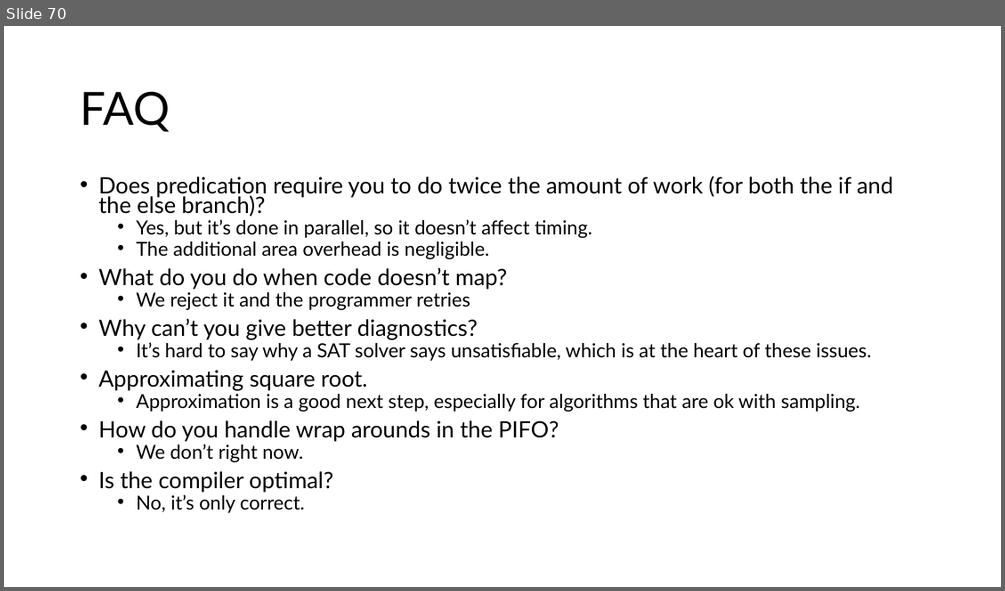
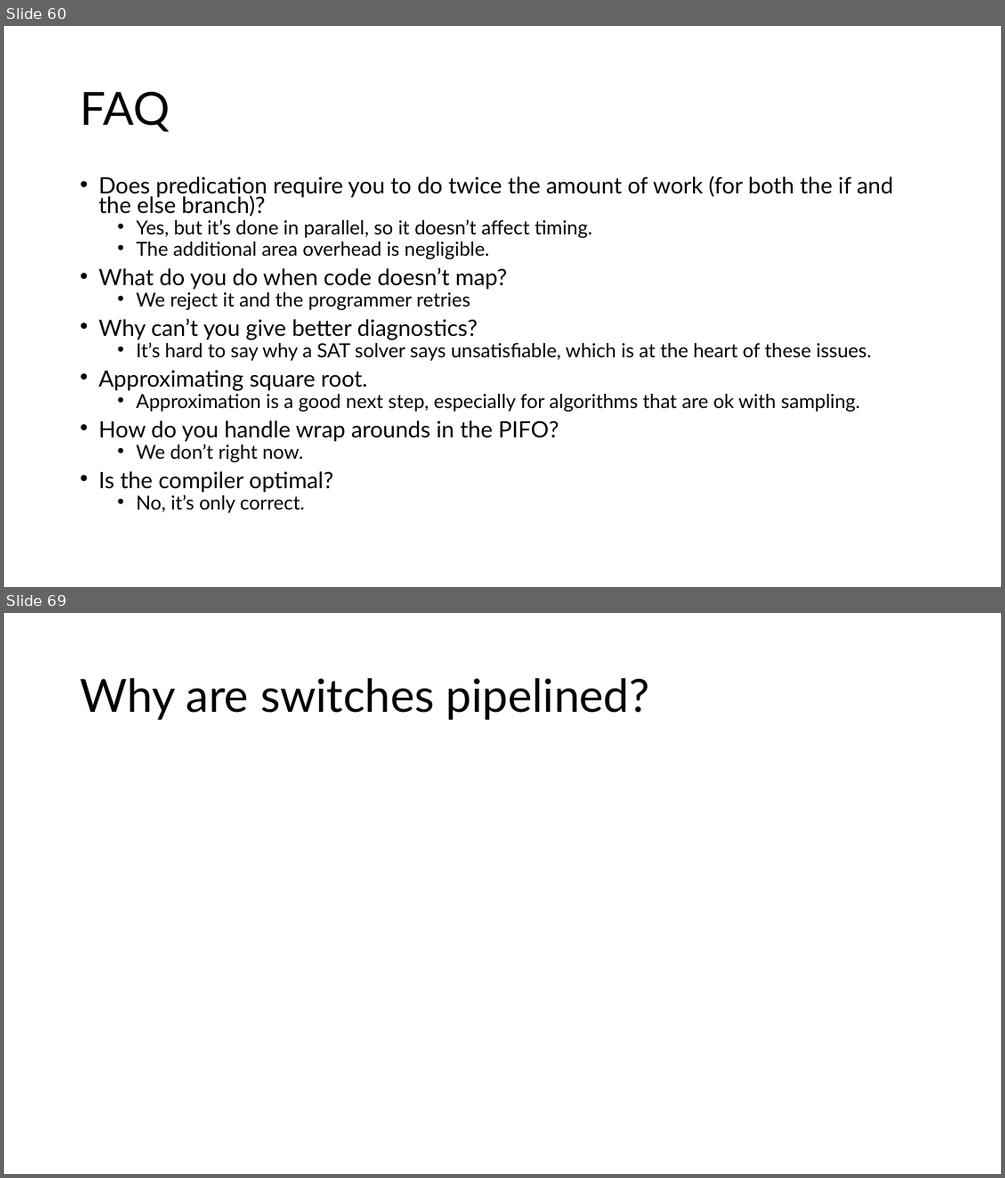
Before and after one commit to anirudhSK/pifo-domino-marple-ppts, a slide deck: combined_domino_pifo.pptx. Shown one above the other, each under a label of ours: slide 70 before the commit, slides 60 and 69 after it; the slides between them are not shown. The pictures are 1005x591 and 1005x1178 pixels, drawn with LibreOffice and Linux fonts; fonts in the diff are those of the drawing. Boxes give left, top, right and bottom in pixels: in the first picture for what was removed or moved away, otherwise in the second. Text is boxed around its words. In the diff, an @@ line names an element or a change of style, - is before the commit and + after.

```diff
--- a/combined_domino_pifo.pptx
+++ b/combined_domino_pifo.pptx
@@ slide 69 added at box(4, 613, 1001, 1174), background #FFFFFF @@
@@ title added at box(80, 678, 650, 720), 44 pt, text #000000 @@
+Why are switches pipelined?
@@ what was slide 70 is now slide 60 @@
```
Also in this commit, not shown: 3 other slides added, 14 slides removed.
